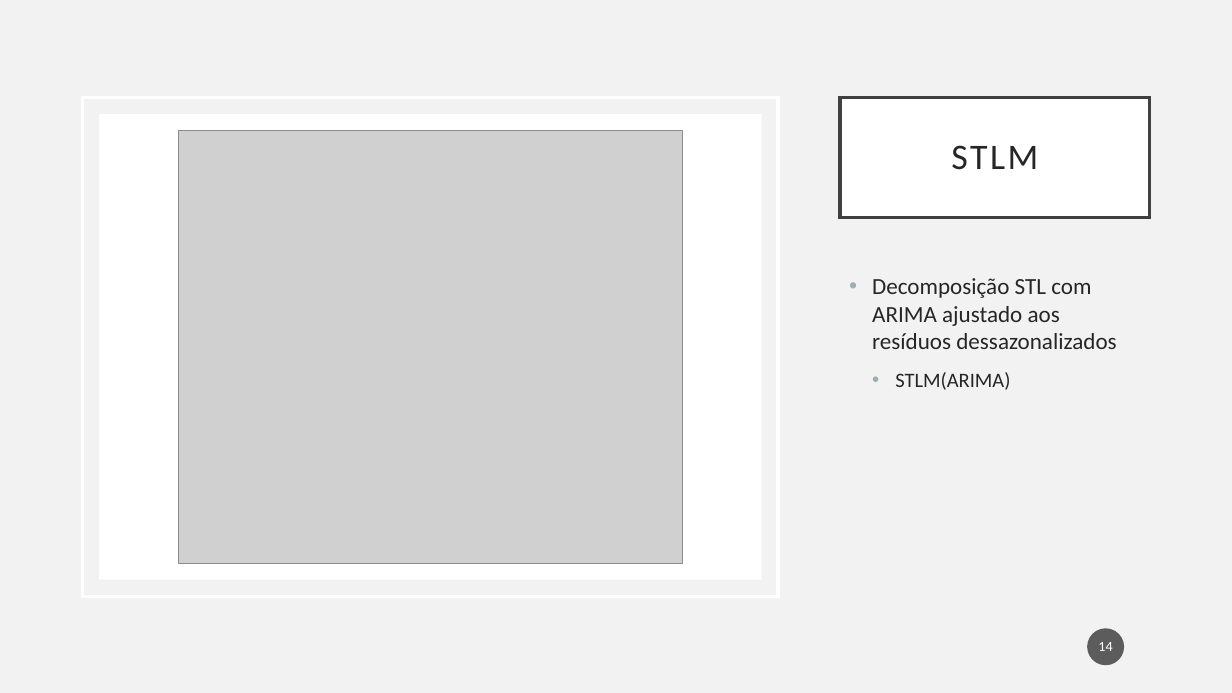
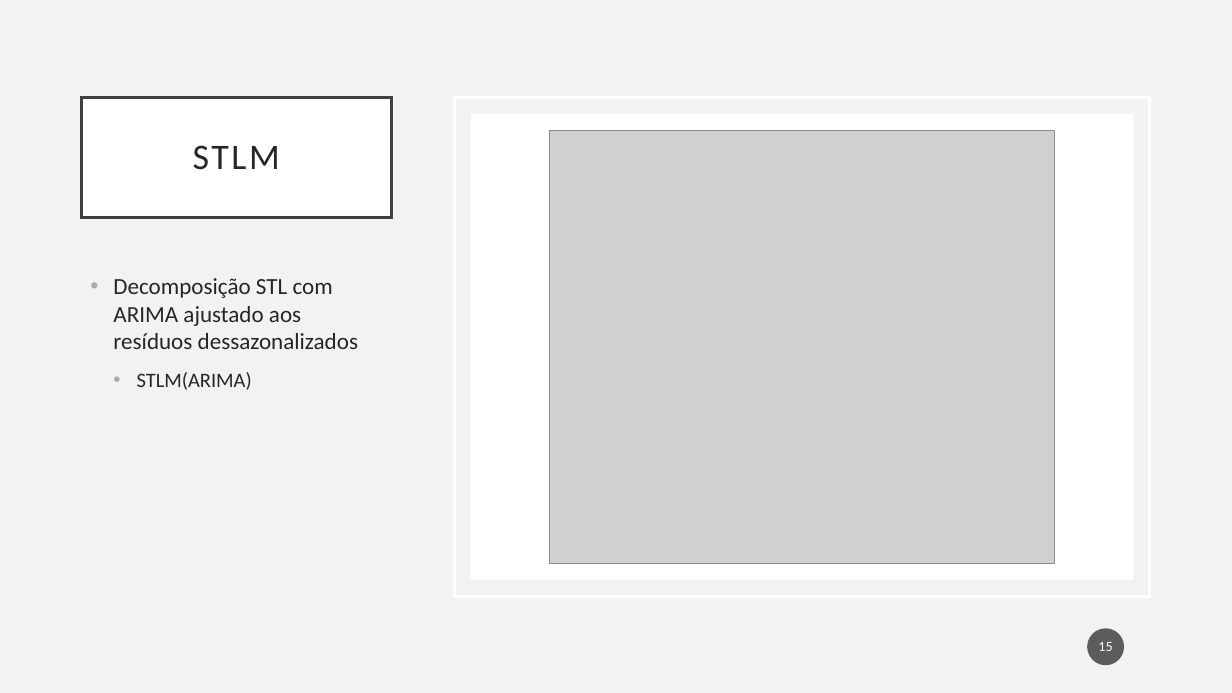
Before and after one commit to Hugoverissimo21/ElectricityForecastES, a slide deck: slide 15 of slides.pptx (slide 14 before the commit). Drawn at 1232x693 pixels with LibreOffice and Linux fonts; fonts in the diff are those of the drawing; grey boxes stand for pictures. Boxes give left, top, right and bottom in pixels: in the first picture for what was removed or moved away, otherwise in the second. Text is boxed around its words. In the diff, an @@ line names an element or a change of style, - is before the commit and + after.

Commit message:
slides done

```diff
--- a/slides.pptx
+++ b/slides.pptx
@@ title "STLM": place and size @@
-title "STLM" at bbox=[840, 97, 1150, 217]
+title "STLM" at bbox=[81, 97, 391, 217]
@@ 2 rectangles, 1 picture: place and size @@
-2 rectangles, 1 picture at bbox=[82, 97, 778, 596]
+2 rectangles, 1 picture at bbox=[454, 97, 1150, 596]
@@ text "Decomposição STL com ARIMA ajustado ...": place and size @@
-text "Decomposição STL com ARIMA ajustado ..." at bbox=[872, 278, 1116, 390]
+text "Decomposição STL com ARIMA ajustado ..." at bbox=[113, 278, 358, 390]
@@ page number at bbox=[1098, 642, 1112, 651]: text changed @@
-14
+15
```
Also in this commit, not shown: 3 other slides changed, 2 slides added, 1 slide removed, 1 other file.
